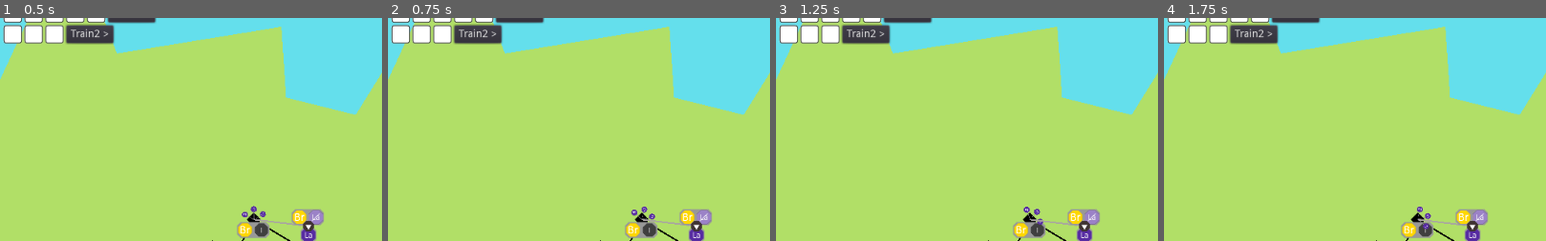
Above: before the commit, frames 1-4 (left to right).
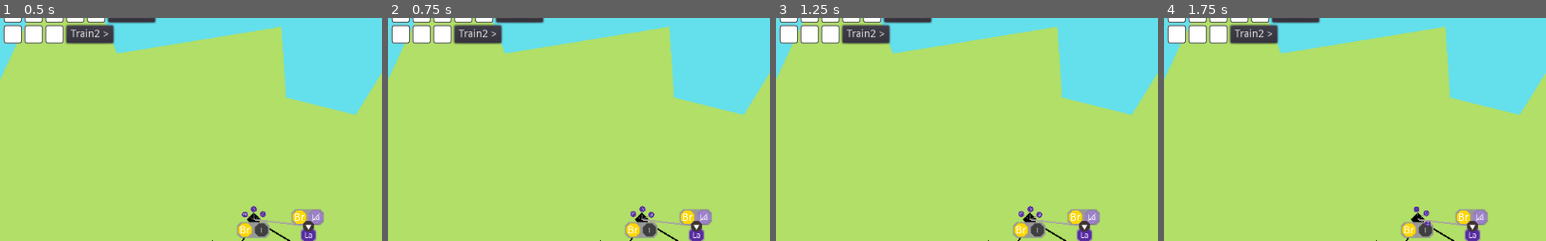
Above: after the commit, the same moments.

Repository: LeBoku/supply-chained
Game: Godot game, scene res://Game.tscn
The game is run twice, just before and just after one commit, with the same random seed, the same clock (stepped at 60 frames per second) and the same inputs.
Inputs (mouse positions are % of the whole screen's width and height, from its top left):
- Up to frame 1 (0.5 s): no input
- Up to frame 2 (0.75 s): click (85, 4) at 0.5 s
- Up to frame 3 (1.25 s): no input
- Up to frame 4 (1.75 s): click (94, 4) at 1.25 s
The pictures show only the part of the screen within x 0-50%, y 4-54%; the shares and areas given below are measured in that part.

Frame 1 is identical in both runs. In frame 2, 0.2% of the frame differs, in the area x 63-70%, y 84-91%; in frame 3, 0.2%, in the area x 63-70%, y 84-93%; in frame 4, 0.2%.

Commit message:
implemented gametime

Diff:
--- a/supply-chained/Game.tscn
+++ b/supply-chained/Game.tscn
@@ -165,7 +165,7 @@
 "_edit_use_anchors_": false
 }
 
-[node name="GameControls" type="HBoxContainer" parent="HUD"]
+[node name="GameSpeedControls" type="HBoxContainer" parent="HUD"]
 margin_left = 850.119
 margin_top = 1.16511
 margin_right = 1022.12
@@ -177,7 +177,7 @@
 "_edit_use_anchors_": false
 }
 
-[node name="Stop" type="Button" parent="HUD/GameControls"]
+[node name="Stop" type="Button" parent="HUD/GameSpeedControls"]
 margin_right = 40.0
 margin_bottom = 40.0
 rect_min_size = Vector2( 40, 40 )
@@ -186,7 +186,7 @@
 clip_text = true
 expand_icon = true
 
-[node name="Normal" type="Button" parent="HUD/GameControls"]
+[node name="Normal" type="Button" parent="HUD/GameSpeedControls"]
 margin_left = 44.0
 margin_right = 84.0
 margin_bottom = 40.0
@@ -197,7 +197,7 @@
 clip_text = true
 expand_icon = true
 
-[node name="Faster" type="Button" parent="HUD/GameControls"]
+[node name="Faster" type="Button" parent="HUD/GameSpeedControls"]
 margin_left = 88.0
 margin_right = 128.0
 margin_bottom = 40.0
@@ -207,7 +207,7 @@
 clip_text = true
 expand_icon = true
 
-[node name="Fastest" type="Button" parent="HUD/GameControls"]
+[node name="Fastest" type="Button" parent="HUD/GameSpeedControls"]
 margin_left = 132.0
 margin_right = 172.0
 margin_bottom = 40.0
@@ -217,7 +217,7 @@
 clip_text = true
 expand_icon = true
 
-[connection signal="pressed" from="HUD/GameControls/Stop" to="HUD/GameControls" method="_on_Stop_pressed"]
-[connection signal="pressed" from="HUD/GameControls/Normal" to="HUD/GameControls" method="_on_Normal_pressed"]
-[connection signal="pressed" from="HUD/GameControls/Faster" to="HUD/GameControls" method="_on_Faster_pressed"]
-[connection signal="pressed" from="HUD/GameControls/Fastest" to="HUD/GameControls" method="_on_Fastest_pressed"]
+[connection signal="pressed" from="HUD/GameSpeedControls/Stop" to="HUD/GameSpeedControls" method="_on_Stop_pressed"]
+[connection signal="pressed" from="HUD/GameSpeedControls/Normal" to="HUD/GameSpeedControls" method="_on_Normal_pressed"]
+[connection signal="pressed" from="HUD/GameSpeedControls/Faster" to="HUD/GameSpeedControls" method="_on_Faster_pressed"]
+[connection signal="pressed" from="HUD/GameSpeedControls/Fastest" to="HUD/GameSpeedControls" method="_on_Fastest_pressed"]
--- a/supply-chained/carriers/Carrier.gd
+++ b/supply-chained/carriers/Carrier.gd
@@ -8,8 +8,11 @@
 
 export var cargo: Array = []
 
+const Util = preload("res://util/Util.gd")
+
 var current_route = null
 var temp_route = null
+var exchange_time = 1
 
 func _ready():
 	emit_signal("cargo_changed")
@@ -27,7 +30,7 @@
 
 	if index != -1:
 		cargo[index] = content
-		yield(get_tree().create_timer(1), "timeout")
+		yield(get_tree().create_timer(exchange_time), "timeout")
 		update_cargo()
 
 func has(content):
@@ -35,7 +38,7 @@
 
 func remove_cargo(content):
 	cargo[cargo.find(content)] = null
-	yield(get_tree().create_timer(1), "timeout")
+	yield(get_tree().create_timer(exchange_time), "timeout")
 	update_cargo()
 
 func update_cargo():
--- a/supply-chained/interface/GameControls.gd
+++ b/supply-chained/interface/GameControls.gd
@@ -1,7 +1,7 @@
 extends HBoxContainer
 
 func set_game_speed(speed: float, button: Button):
-	$"/root/Globals".game_speed = speed
+	Engine.time_scale = speed
 
 	$Stop.disabled = false
 	$Normal.disabled = false
--- a/supply-chained/util/Util.gd
+++ b/supply-chained/util/Util.gd
@@ -1,3 +1,5 @@
+const YieldUtil = preload("res://util/YieldUtil.gd")
+
 static func get_children_with_group(node: Node, group:String):
 	var children = []
 
@@ -22,9 +24,9 @@
 	return awaitables
 
 static func yield_await_first(awaitables: Array):
-	var yielder = load("res://util/YieldUtil.gd").new()
+	var yielder = YieldUtil.new()
 	yield(yielder.race(awaitables), 'completed')
 
 static func yield_await_all(awaitables: Array):
-	var yielder = load("res://util/YieldUtil.gd").new()
+	var yielder = YieldUtil.new()
 	yield(yielder.all(awaitables), 'completed')
